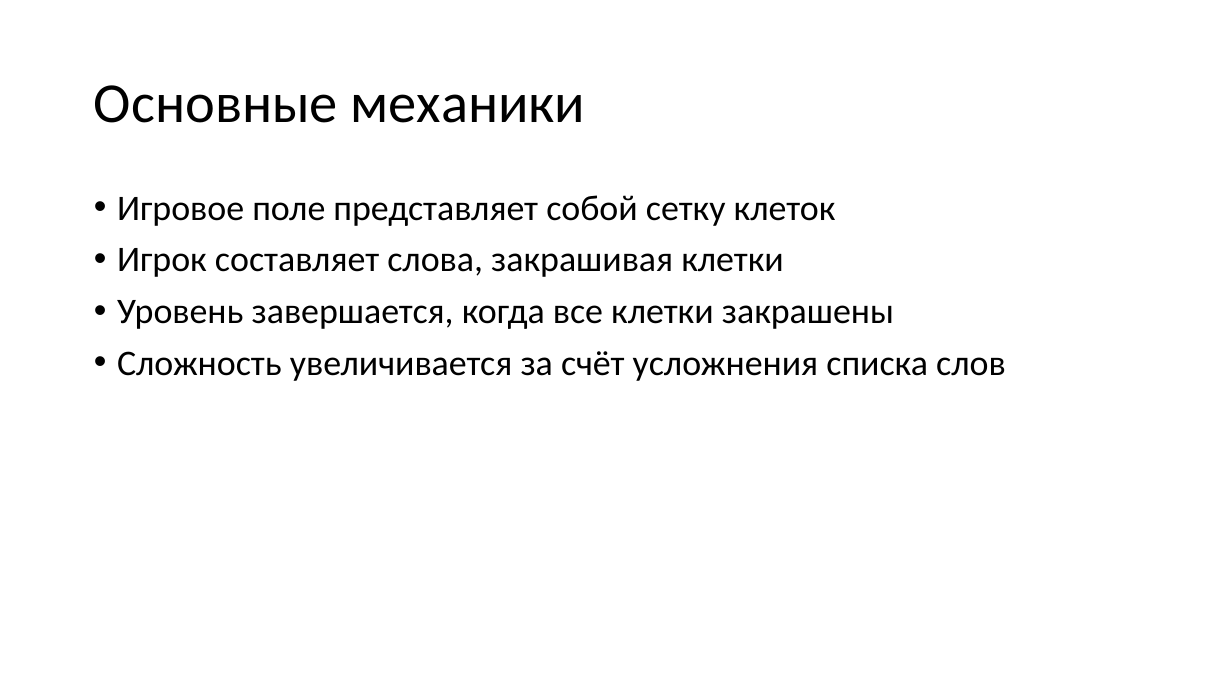
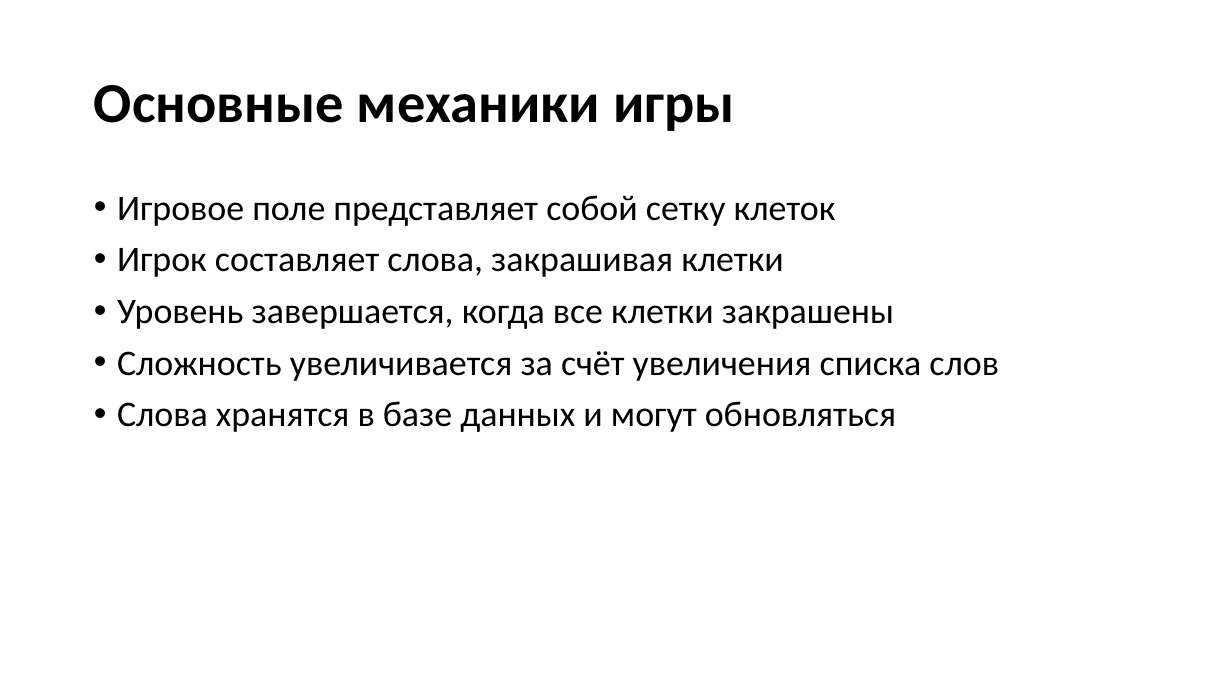
Before and after one commit to truwsfff/FOX, a slide deck: slide 5 of documents/Презентация FOX.pptx. Drawn at 1232x693 pixels with LibreOffice and Linux fonts; fonts in the diff are those of the drawing. Boxes give left, top, right and bottom in pixels: in the first picture for what was removed or moved away, otherwise in the second. Text is boxed around its words. In the diff, an @@ line names an element or a change of style, - is before the commit and + after.

```diff
--- a/documents/Презентация FOX.pptx
+++ b/documents/Презентация FOX.pptx
@@ title at bbox=[94, 85, 735, 131]: text changed; bold on @@
-Основные механики
+Основные механики игры
@@ text at bbox=[117, 351, 999, 432]: text changed @@
-• Сложность увеличивается за счёт усложнения списка слов
+• Сложность увеличивается за счёт увеличения списка слов
+• Слова хранятся в базе данных и могут обновляться
```
Also in this commit, not shown: 8 other slides changed.
